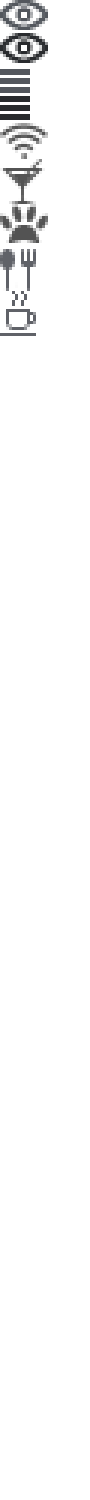
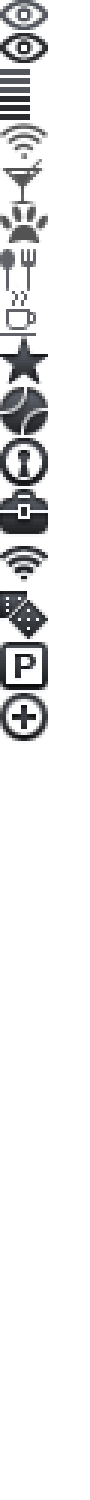
Before/after of a 90x1500 layered artwork. What changed in the layer stack:
added layer "Layer 16" above "Layer 15" over [0, 693, 48, 744]
added layer "Layer 15" above "Layer 14" over [0, 642, 48, 693]
added layer "Layer 14" above "Layer 13" over [0, 591, 48, 642]
added layer "Layer 13" above "Layer 12" over [0, 546, 48, 582]
added layer "Layer 12" above "Layer 11" over [0, 489, 48, 537]
added layer "Layer 11" above "Layer 10" over [0, 438, 48, 489]
added layer "Layer 10" above "Layer 9" over [0, 387, 48, 438]
added layer "Layer 9" above "Layer 8" over [0, 336, 48, 387]
